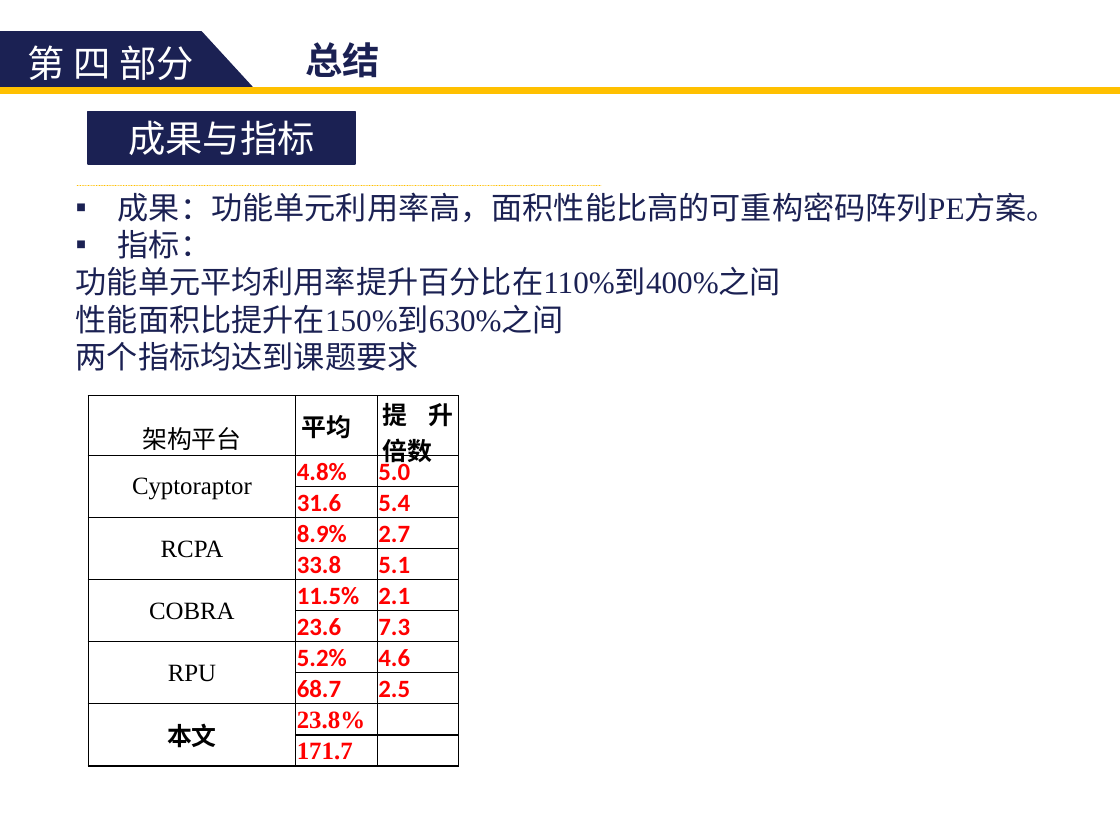
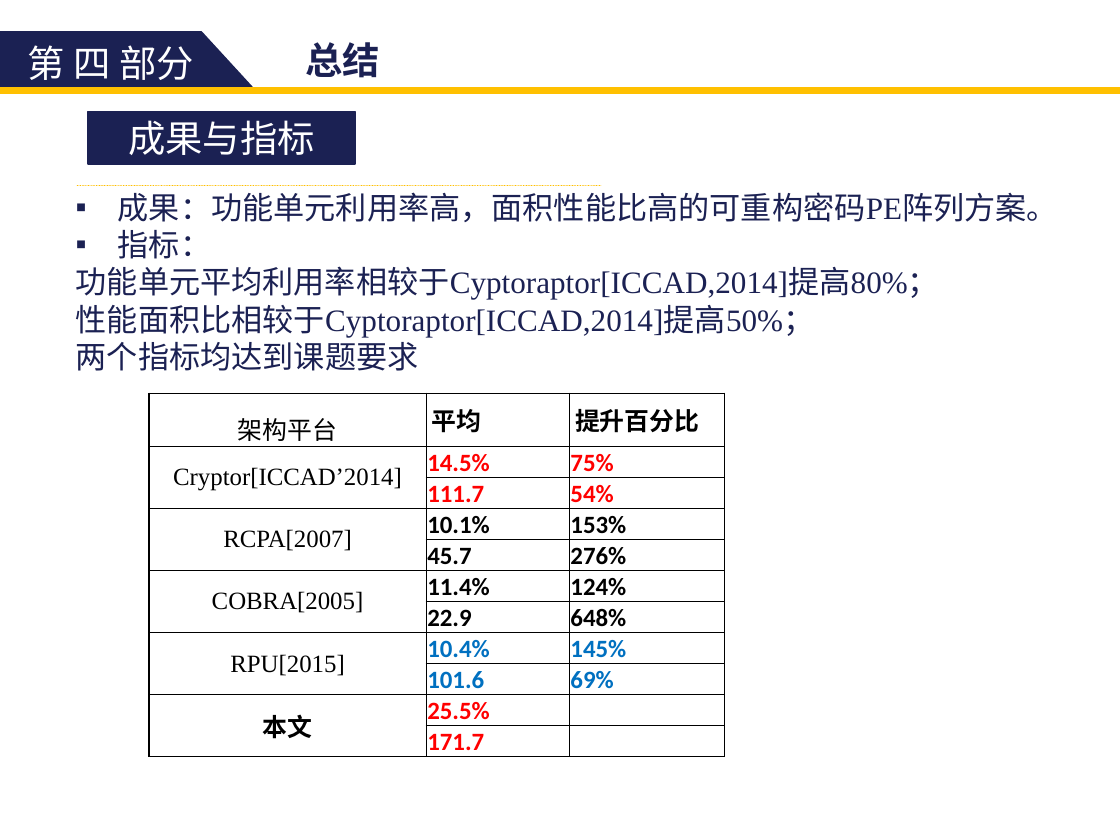
Before and after one commit to zdyzhan/bishe, a slide deck: slide 45 of 131199 李小泉.pptx (slide 51 before the commit). Drawn at 1120x840 pixels with LibreOffice and Linux fonts; fonts in the diff are those of the drawing. Boxes give left, top, right and bottom in pixels: in the first picture for what was removed or moved away, otherwise in the second. Text is boxed around its words. In the diff, an @@ line names an element or a change of style, - is before the commit and + after.

```diff
--- a/131199 李小泉.pptx
+++ b/131199 李小泉.pptx
@@ text at <box>118,192,1058,222</box>: text changed @@
-▪ 成果：功能单元利用率高，面积性能比高的可重构密码阵列PE方案。
+▪ 成果：功能单元利用率高，面积性能比高的可重构密码PE阵列方案。
@@ text at <box>76,266,939,338</box>: text changed @@
-功能单元平均利用率提升百分比在110%到400%之间
-性能面积比提升在150%到630%之间
+功能单元平均利用率相较于Cyptoraptor[ICCAD,2014]提高80%；
+性能面积比相较于Cyptoraptor[ICCAD,2014]提高50%；
@@ table at <box>149,393,726,756</box> @@
-row 1, column 3: 提升倍数
+row 1, column 3: 提升百分比
-row 2: Cyptoraptor | 4.8% | 5.0
+row 2: Cryptor[ICCAD’2014] | 14.5% | 75%
-row 3, column 2: 31.6
+row 3, column 2: 111.7
-row 3, column 3: 5.4
+row 3, column 3: 54%
-row 4: RCPA | 8.9% | 2.7
+row 4: RCPA[2007] | 10.1% | 153%
-row 5, column 2: 33.8
+row 5, column 2: 45.7
-row 5, column 3: 5.1
+row 5, column 3: 276%
-row 6: COBRA | 11.5% | 2.1
+row 6: COBRA[2005] | 11.4% | 124%
-row 7, column 2: 23.6
+row 7, column 2: 22.9
-row 7, column 3: 7.3
+row 7, column 3: 648%
-row 8: RPU | 5.2% | 4.6
+row 8: RPU[2015] | 10.4% | 145%
-row 9, column 2: 68.7
+row 9, column 2: 101.6
-row 9, column 3: 2.5
+row 9, column 3: 69%
-row 10, column 2: 23.8%
+row 10, column 2: 25.5%
@@ font Times New Roman to Calibri in "171.7" @@
@@ table: place and size @@
-table at <box>88,395,459,765</box>
+table at <box>149,393,726,756</box>
```
Also in this commit, not shown: 33 other slides changed, 5 slides added, 11 slides removed, 13 other files.
